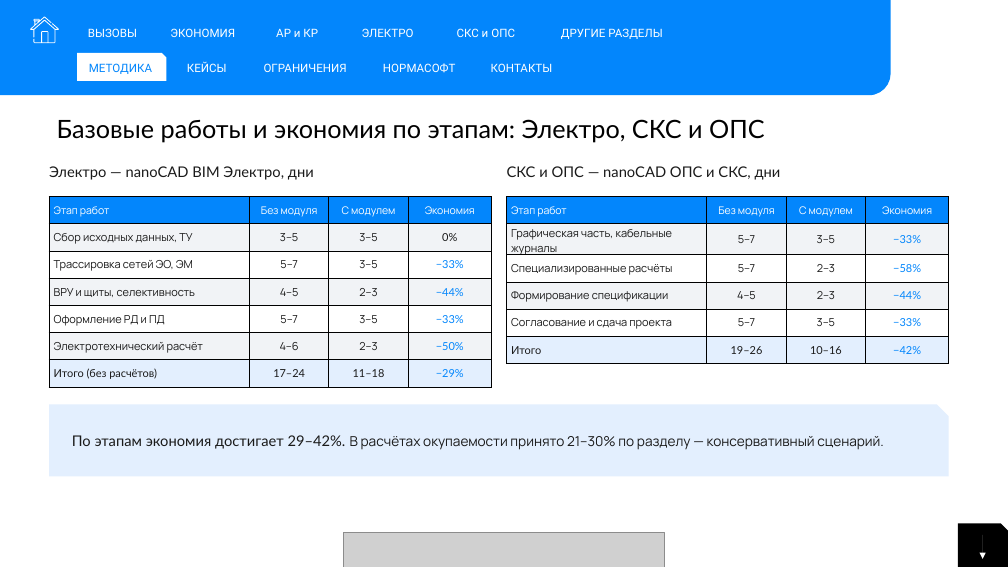
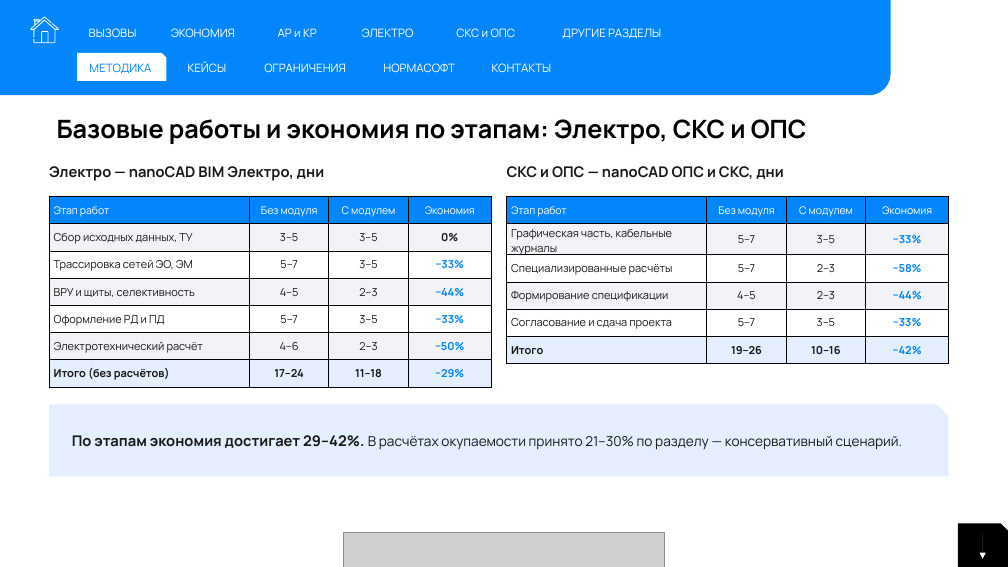
Before and after one commit to ivbor-24/fed_dis_calc, a slide deck: slide 16 of research/ROI_moduli_nanoCAD.pptx. Drawn at 1008x567 pixels with LibreOffice and Linux fonts; fonts in the diff are those of the drawing; grey boxes stand for pictures. Boxes give left, top, right and bottom in pixels: in the first picture for what was removed or moved away, otherwise in the second. Text is boxed around its words. In the diff, an @@ line names an element or a change of style, - is before the commit and + after.

```diff
--- a/research/ROI_moduli_nanoCAD.pptx
+++ b/research/ROI_moduli_nanoCAD.pptx
@@ font Roboto to Manrope in 11 elements at [89,28,137,37], [171,28,235,37], [278,28,317,37], [362,28,414,37], [456,28,516,37], [562,28,661,39], [77,53,166,81], [188,61,227,72], [264,63,346,72], [383,63,455,72], [492,63,552,72] @@
@@ font Lato to Manrope, bold on in 3 elements at [57,119,807,144], [49,166,324,181], [507,166,783,179] @@
@@ table at [49,197,492,387] @@
@@ font Lato to Manrope, bold on in "0%", "−33%", "−44%", "−33%" and 5 more places @@
@@ table at [507,197,949,360] @@
@@ font Lato to Manrope, bold on in "−33%", "−58%", "−44%", "−33%" and 4 more places @@
@@ text "По этапам экономия достигает 29–42%. ..." at [72,435,903,450]: font Lato to Manrope, bold on in "По этапам экономия достигает 29–42%." @@
```
Also in this commit, not shown: 26 other slides changed, 17 other files.
